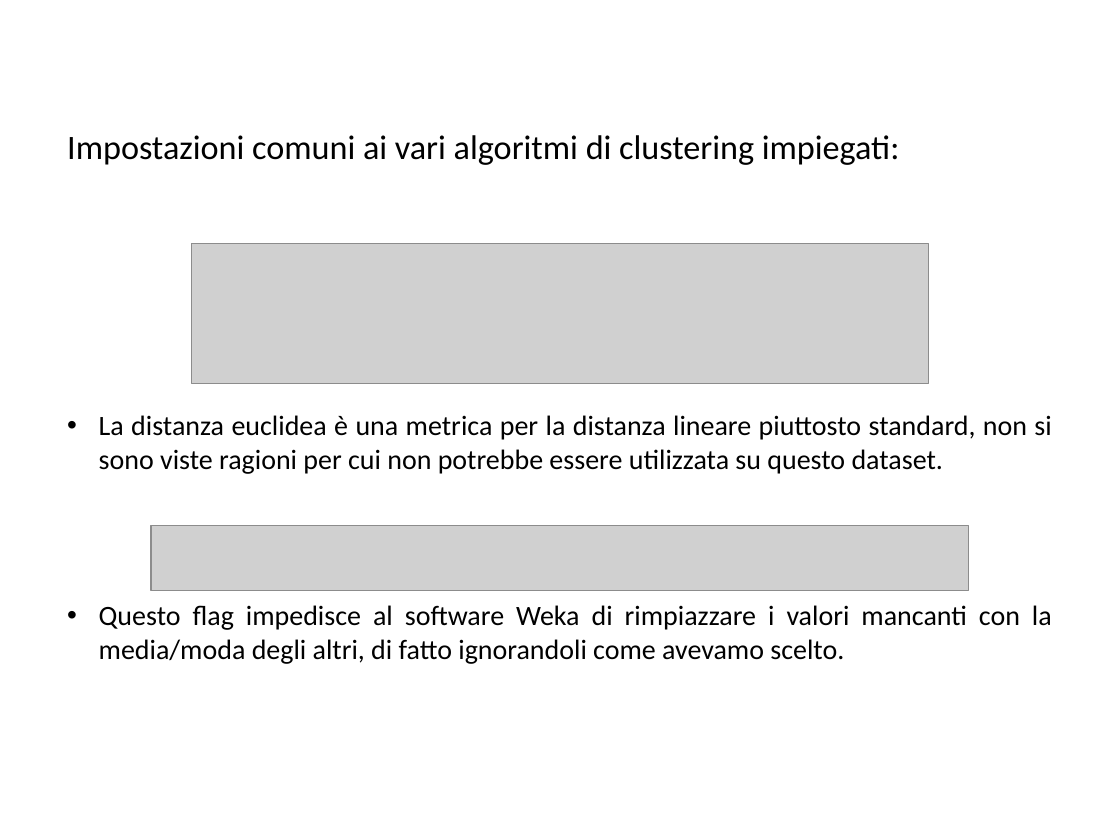
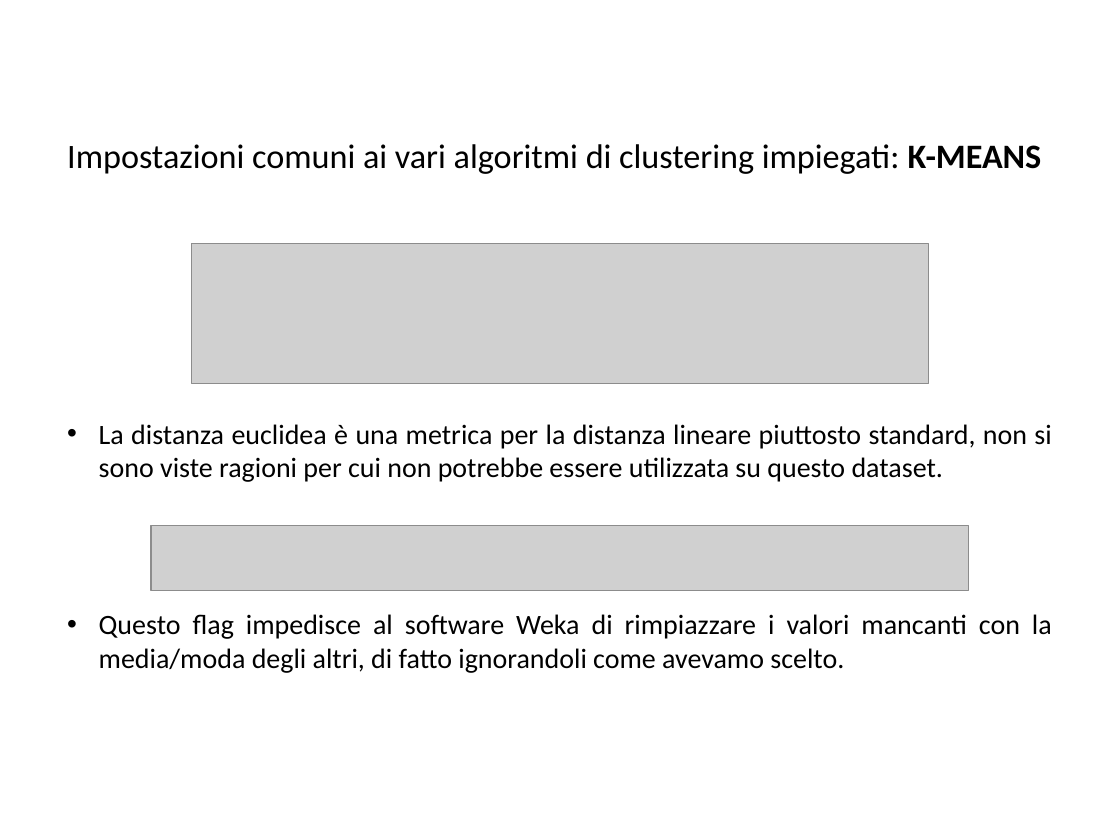
Before and after one commit to BlacknDecker/unifi, a slide deck: slide 39 of relazione.pptx. Drawn at 1120x840 pixels with LibreOffice and Linux fonts; fonts in the diff are those of the drawing; grey boxes stand for pictures; background and template pictures are left out. Boxes give left, top, right and bottom in pixels: in the first picture for what was removed or moved away, otherwise in the second. Text is boxed around its words. In the diff, an @@ line names an element or a change of style, - is before the commit and + after.

```diff
--- a/relazione.pptx
+++ b/relazione.pptx
@@ text "Impostazioni comuni ai vari algoritmi ...": place and size @@
-text "Impostazioni comuni ai vari algoritmi ..." at <box>67,135,1052,664</box>
+text "Impostazioni comuni ai vari algoritmi ..." at <box>67,144,1052,673</box>
@@ text at <box>67,144,1042,174</box>: text changed @@
-Impostazioni comuni ai vari algoritmi di clustering impiegati:
+Impostazioni comuni ai vari algoritmi di clustering impiegati: K-MEANS
```
Also in this commit, not shown: 1 other slide changed, 3 slides added, 2 other files.
